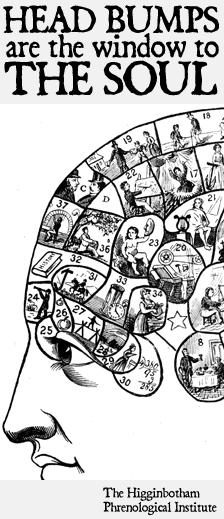
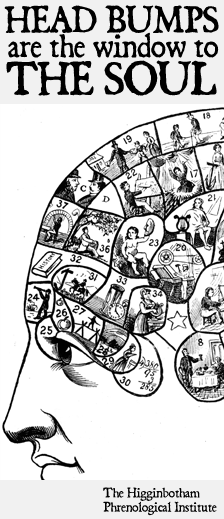
Layered file, before and after one edit (w=224, h=519). Changes by layer:
painted on "THE SOUL" over [4, 60, 218, 96]
painted on "are the window to" over [6, 32, 219, 58]
painted on "HEAD BUMPS" over [3, 5, 219, 33]
